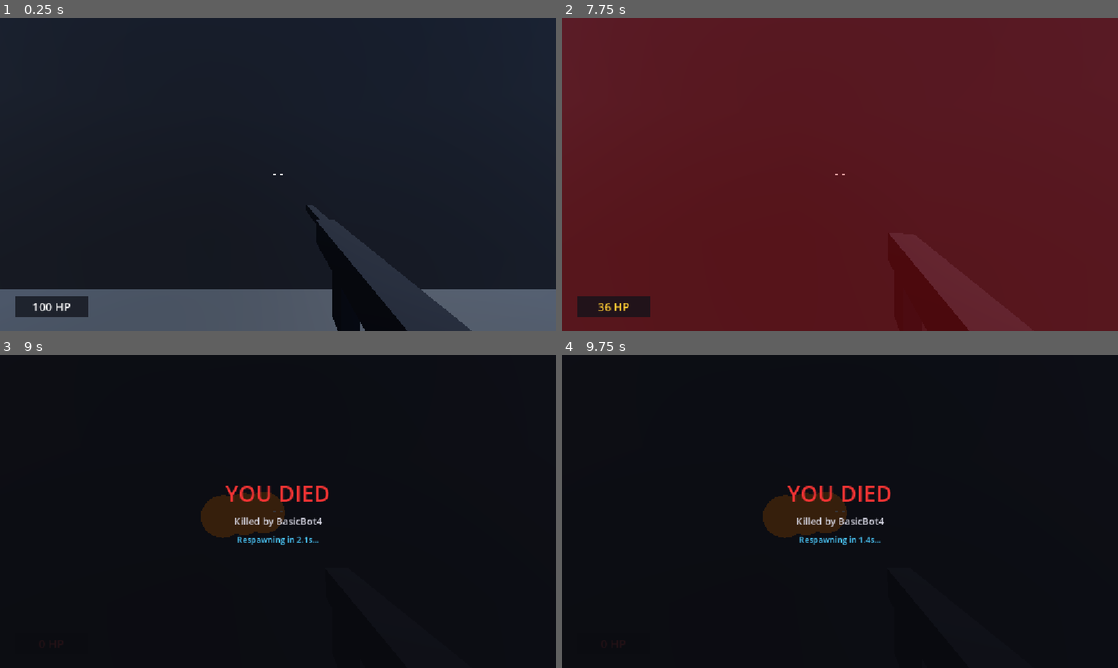
Above: before the commit, frames 1-4 (two rows, left to right).
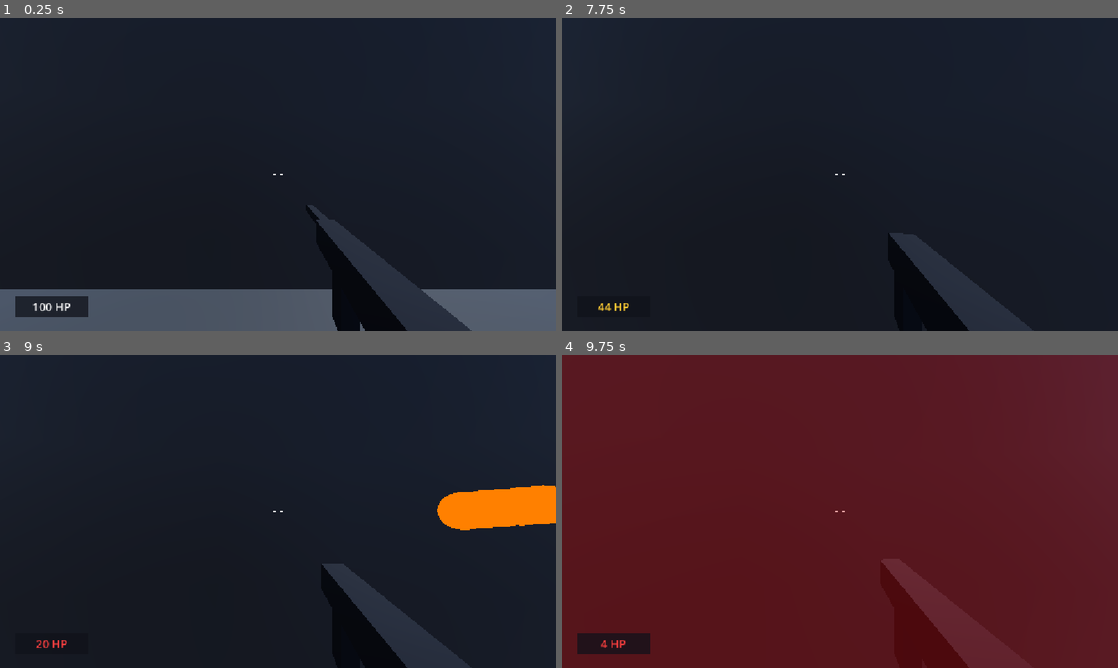
Above: after the commit, the same moments.

Repository: aimerscrypto/Project-FPS
Game: Godot game, scene res://scenes/maps/test_arena.tscn
The game is run twice, just before and just after one commit, with the same random seed, the same clock (stepped at 60 frames per second) and the same inputs.
Inputs (mouse positions are in pixels of both pictures, inside the frame that each line leads up to):
- Up to frame 1 (0.25 s): no input
- Up to frame 2 (7.75 s): tap Enter at 0.5, 5.75, 7.25 s; move the mouse to (867, 174) at 0.52 s; hold Ctrl (crouch) 0.53-1.28 s; hold W (move_forward) 0.53-5.78 s; tap Space (jump) at 0.77, 1.52, 2, 3.02, 3.77, 4.52, 6.02, 6.5, 6.77, 7.52 s; move the mouse to (812, 174) at 1.27 s; click (812, 174) at 1.35 s; move the mouse to (851, 168) at 2.02 s; hold Shift (sprint) 2.03-2.78 s; move the mouse to (834, 180) at 2.77 s; tap Ctrl (crouch) at 2.85, 7.35 s; move the mouse to (878, 177) at 3.52 s; press the mouse at (878, 177) at 3.53 s; move the mouse to (795, 171) at 4.27 s; release the mouse at (795, 171) at 4.28 s; tap Shift (sprint) at 4.35 s; move the mouse to (845, 174) at 5.02 s; hold Ctrl (crouch) 5.03-5.78 s; move the mouse to (817, 168) at 5.77 s; hold D (move_right) 5.78-6.53 s; click (817, 168) at 5.85 s; move the mouse to (867, 174) at 6.52 s; hold Shift (sprint) 6.53-7.28 s; hold W (move_forward) from 6.53 s (still down); move the mouse to (812, 174) at 7.27 s
- Up to frame 3 (9 s): move the mouse to (289, 505) at 8.02 s; press the mouse at (289, 505) at 8.03 s; move the mouse to (272, 517) at 8.77 s; release W (move_forward) at 8.78 s; release the mouse at (272, 517) at 8.78 s; hold A (move_left) from 8.78 s (still down); tap Shift (sprint) at 8.85 s
- Up to frame 4 (9.75 s): tap Space (jump) at 9.02, 9.5 s; move the mouse to (878, 514) at 9.52 s; release A (move_left) at 9.53 s; hold W (move_forward) from 9.53 s (still down); hold Ctrl (crouch) from 9.53 s (still down)

The runs differ from the first frame. In frame 2, 99% of the frame differs, in the area x 0-100%, y 0-100%; in frame 3, 17%; in frame 4, 99%.

Commit message:
fixed ramps

Diff:
--- a/scenes/maps/test_arena.tscn
+++ b/scenes/maps/test_arena.tscn
@@ -1,13 +1,11 @@
-[gd_scene format=3]
-
-[ext_resource type="Script" path="res://scripts/maps/test_arena.gd" id="1_7unx2"]
-[ext_resource type="Script" path="res://scripts/gameplay/kill_zone.gd" id="2_sbipn"]
-[ext_resource type="Script" path="res://scripts/gameplay/match_manager.gd" id="3_6hk25"]
-[ext_resource type="Script" path="res://scripts/maps/spawn_point.gd" id="4_evnx7"]
-[ext_resource type="PackedScene" path="res://scenes/player/player.tscn" id="5_0byj7"]
-[ext_resource type="Script" path="res://scripts/player/player_controller.gd" id="6_7unx2"]
+[gd_scene format=3 uid="uid://cgsweud5y3xgk"]
+
+[ext_resource type="Script" uid="uid://bek0qnaijcjsm" path="res://scripts/maps/test_arena.gd" id="1_7unx2"]
+[ext_resource type="Script" uid="uid://1s36x4h5tl2" path="res://scripts/gameplay/kill_zone.gd" id="2_sbipn"]
+[ext_resource type="Script" uid="uid://cvr02dpn3g66k" path="res://scripts/gameplay/match_manager.gd" id="3_6hk25"]
+[ext_resource type="Script" uid="uid://dt1kmc0i2qy1y" path="res://scripts/maps/spawn_point.gd" id="4_evnx7"]
+[ext_resource type="PackedScene" uid="uid://dfn8uk3u441ap" path="res://scenes/player/player.tscn" id="5_0byj7"]
 [ext_resource type="PackedScene" path="res://scenes/enemies/basic_bot.tscn" id="7_lccqi"]
-[ext_resource type="Script" path="res://scripts/enemies/basic_bot.gd" id="8_sbipn"]
 
 [sub_resource type="ProceduralSkyMaterial" id="ProceduralSkyMaterial_l0avo"]
 sky_top_color = Color(0.28, 0.48, 0.78, 1)
@@ -97,13 +95,13 @@
 roughness = 0.6
 
 [sub_resource type="BoxMesh" id="BoxMesh_h64vd"]
-size = Vector3(8.5, 0.3, 6.5)
+size = Vector3(8.5, 0.3, 6.5424805)
 
 [sub_resource type="BoxShape3D" id="BoxShape3D_l0avo"]
 size = Vector3(8.5, 0.3, 6.5)
 
 [sub_resource type="BoxMesh" id="BoxMesh_bea1l"]
-size = Vector3(8.5, 0.3, 6.5)
+size = Vector3(8.5, 0.3, 6.54895)
 
 [sub_resource type="BoxShape3D" id="BoxShape3D_0klmf"]
 size = Vector3(2.5, 1.1, 0.8)
@@ -166,16 +164,16 @@
 size = Vector3(0.4, 0.9, 14)
 
 [sub_resource type="BoxShape3D" id="BoxShape3D_vwur7"]
-size = Vector3(5, 0.3, 10.6)
+size = Vector3(8, 0.3, 10.6)
 
 [sub_resource type="BoxMesh" id="BoxMesh_rau2e"]
-size = Vector3(5, 0.3, 10.6)
+size = Vector3(8, 0.3, 10.6)
 
 [sub_resource type="BoxShape3D" id="BoxShape3D_3h14e"]
-size = Vector3(5, 0.3, 10.6)
+size = Vector3(8, 0.3, 10.6)
 
 [sub_resource type="BoxMesh" id="BoxMesh_jdws2"]
-size = Vector3(5, 0.3, 10.6)
+size = Vector3(8, 0.3, 10.644)
 
 [sub_resource type="BoxShape3D" id="BoxShape3D_r6pn7"]
 size = Vector3(4, 3.5, 4)
@@ -392,46 +390,39 @@
 transform = Transform3D(-4.371139e-08, 0, -1, 0, 1, 0, 1, 0, -4.371139e-08, -9.5, 0.9, 0)
 script = ExtResource("4_evnx7")
 
-[node name="Player" type="CharacterBody3D" parent="." unique_id=1075931075 groups=["player"] instance=ExtResource("5_0byj7")]
+[node name="Player" parent="." unique_id=1075931075 instance=ExtResource("5_0byj7")]
 transform = Transform3D(-1, 0, -8.742278e-08, 0, 1, 0, 8.742278e-08, 0, -1, -3.5, 0.9, 22.5)
-script = ExtResource("6_7unx2")
-
-[node name="BasicBot1" type="CharacterBody3D" parent="." unique_id=1575372781 groups=["combatants"] instance=ExtResource("7_lccqi")]
+
+[node name="BasicBot1" parent="." unique_id=1575372781 instance=ExtResource("7_lccqi")]
 transform = Transform3D(1, 0, 0, 0, 1, 0, 0, 0, 1, -3.5, 0.9, -22.5)
-script = ExtResource("8_sbipn")
 combatant_name = "Bot 1"
 
-[node name="BasicBot2" type="CharacterBody3D" parent="." unique_id=1502366986 groups=["combatants"] instance=ExtResource("7_lccqi")]
+[node name="BasicBot2" parent="." unique_id=1502366986 instance=ExtResource("7_lccqi")]
 transform = Transform3D(1, 0, 0, 0, 1, 0, 0, 0, 1, -18.5, 0.9, -21)
-script = ExtResource("8_sbipn")
 combatant_name = "Bot 2"
 
-[node name="BasicBot3" type="CharacterBody3D" parent="." unique_id=52235661 groups=["combatants"] instance=ExtResource("7_lccqi")]
+[node name="BasicBot3" parent="." unique_id=52235661 instance=ExtResource("7_lccqi")]
 transform = Transform3D(1, 0, 0, 0, 1, 0, 0, 0, 1, 18, 0.9, -21.5)
-script = ExtResource("8_sbipn")
 combatant_name = "Bot 3"
 
-[node name="BasicBot4" type="CharacterBody3D" parent="." unique_id=1348206457 groups=["combatants"] instance=ExtResource("7_lccqi")]
+[node name="BasicBot4" parent="." unique_id=1348206457 instance=ExtResource("7_lccqi")]
 transform = Transform3D(-1, 0, -8.742278e-08, 0, 1, 0, 8.742278e-08, 0, -1, -18.5, 0.9, 21)
-script = ExtResource("8_sbipn")
 combatant_name = "Bot 4"
 
-[node name="BasicBot5" type="CharacterBody3D" parent="." unique_id=1637587158 groups=["combatants"] instance=ExtResource("7_lccqi")]
+[node name="BasicBot5" parent="." unique_id=1637587158 instance=ExtResource("7_lccqi")]
 transform = Transform3D(-1, 0, -8.742278e-08, 0, 1, 0, 8.742278e-08, 0, -1, 18, 0.9, 21.5)
-script = ExtResource("8_sbipn")
 combatant_name = "Bot 5"
 
-[node name="BasicBot6" type="CharacterBody3D" parent="." unique_id=21679228 groups=["combatants"] instance=ExtResource("7_lccqi")]
+[node name="BasicBot6" parent="." unique_id=21679228 instance=ExtResource("7_lccqi")]
 transform = Transform3D(-4.371139e-08, 0, -1, 0, 1, 0, 1, 0, -4.371139e-08, -22, 0.9, 0)
-script = ExtResource("8_sbipn")
 combatant_name = "Bot 6"
 
-[node name="BasicBot7" type="CharacterBody3D" parent="." unique_id=1921303390 groups=["combatants"] instance=ExtResource("7_lccqi")]
+[node name="BasicBot7" parent="." unique_id=1921303390 instance=ExtResource("7_lccqi")]
 transform = Transform3D(-4.371139e-08, 0, 1, 0, 1, 0, -1, 0, -4.371139e-08, 18, 4.4, 0)
-script = ExtResource("8_sbipn")
 combatant_name = "Bot 7"
 
 [node name="NavigationRegion3D" type="NavigationRegion3D" parent="." unique_id=1722354060]
+transform = Transform3D(1, 0, 0, 0, 1, 0, 0, 0, 1, -0.019144058, 2.3841858e-07, 0.0025725365)
 navigation_mesh = SubResource("NavigationMesh_bnrc6")
 
 [node name="Floor_West" type="StaticBody3D" parent="NavigationRegion3D" unique_id=908558778]
@@ -515,6 +506,7 @@
 shape = SubResource("BoxShape3D_uosxl")
 
 [node name="MeshInstance3D" type="MeshInstance3D" parent="NavigationRegion3D/Ramp_Underpass_North" unique_id=1230337510]
+transform = Transform3D(1, 0, 0, 0, 1, 0, 0, 0, 1, 0, 0, -0.021240234)
 material_override = SubResource("StandardMaterial3D_4hv81")
 mesh = SubResource("BoxMesh_h64vd")
 
@@ -525,6 +517,7 @@
 shape = SubResource("BoxShape3D_l0avo")
 
 [node name="MeshInstance3D" type="MeshInstance3D" parent="NavigationRegion3D/Ramp_Underpass_South" unique_id=1943558189]
+transform = Transform3D(1, 0, 0, 0, 1, 0, 0, 0, 1, 0, 0, 0.024475098)
 material_override = SubResource("StandardMaterial3D_4hv81")
 mesh = SubResource("BoxMesh_bea1l")
 
@@ -622,9 +615,11 @@
 transform = Transform3D(1, 0, 0, 0, 0.94385856, -0.33034965, 0, 0.33034965, 0.94385856, 18, 1.591, 13)
 
 [node name="CollisionShape3D" type="CollisionShape3D" parent="NavigationRegion3D/Ramp_HighGround_South" unique_id=758500305]
+transform = Transform3D(1, 0, 0, 0, 1, -8.940697e-08, 0, 8.940697e-08, 1, 0, 0, 0)
 shape = SubResource("BoxShape3D_3h14e")
 
 [node name="MeshInstance3D" type="MeshInstance3D" parent="NavigationRegion3D/Ramp_HighGround_South" unique_id=1010809603]
+transform = Transform3D(1, 0, 0, 0, 1, -8.940697e-08, 0, 8.940697e-08, 1, 0.0038070679, 0, -0.021875381)
 material_override = SubResource("StandardMaterial3D_4hv81")
 mesh = SubResource("BoxMesh_jdws2")
 
